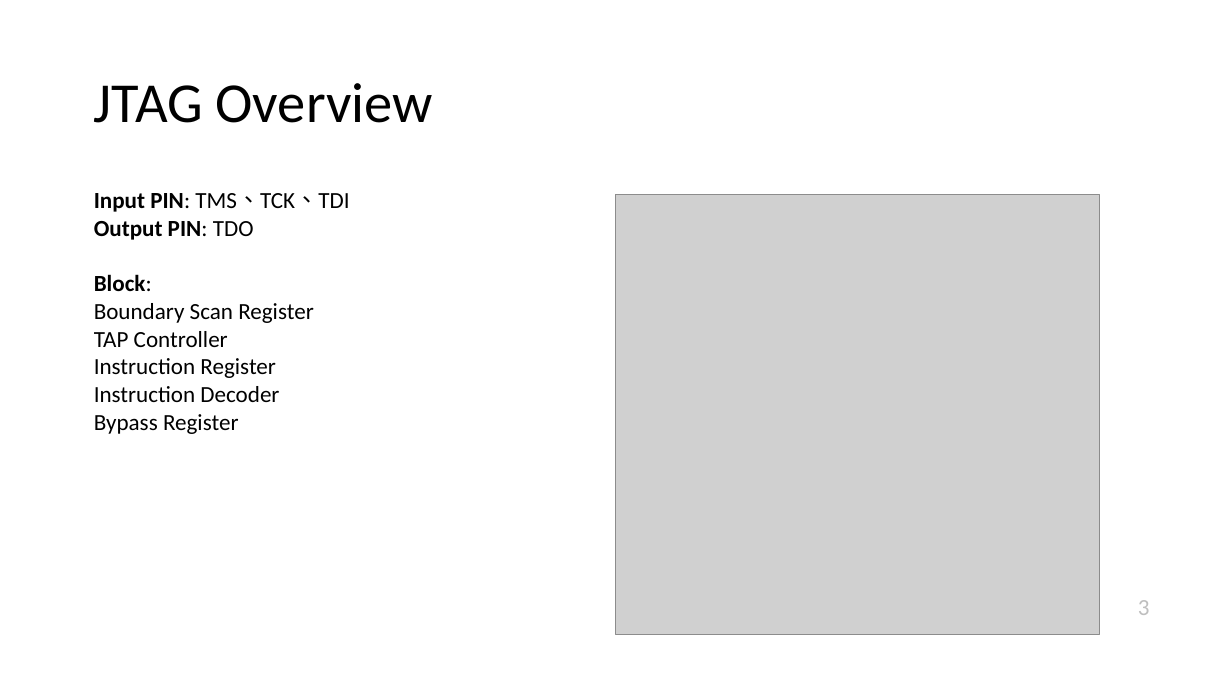
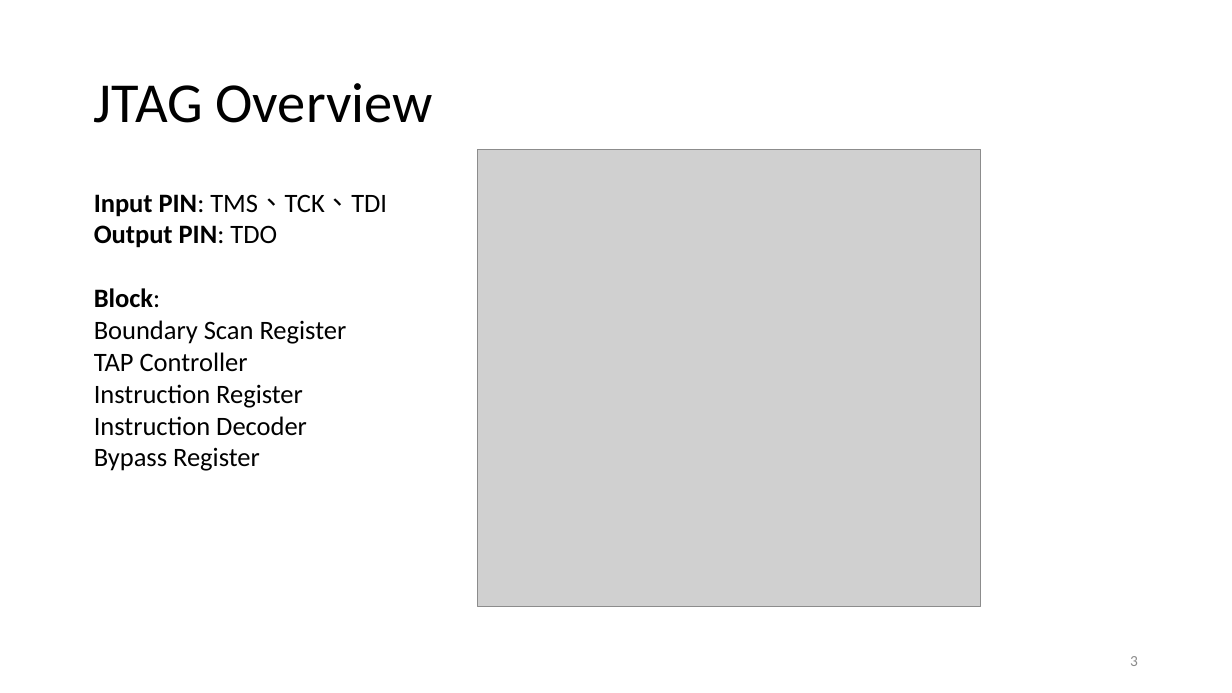
Before and after one commit to ax0080/JTAG, a slide deck: slide 3 of JTAG.pptx. Drawn at 1232x693 pixels with LibreOffice and Linux fonts; fonts in the diff are those of the drawing; grey boxes stand for pictures. Boxes give left, top, right and bottom in pixels: in the first picture for what was removed or moved away, otherwise in the second. Text is boxed around its words. In the diff, an @@ line names an element or a change of style, - is before the commit and + after.

Commit message:
Add files via upload
JTAG Description

```diff
--- a/JTAG.pptx
+++ b/JTAG.pptx
@@ picture: place and size @@
-picture at <box>616,195,1100,635</box>
+picture at <box>478,150,981,607</box>
@@ text "Input PIN: TMS、TCK、TDI" at <box>94,194,387,471</box>: size 18 to 20.7 pt @@
@@ page number: place and size @@
-page number at <box>1138,600,1150,615</box>
+page number at <box>1130,656,1138,666</box>
@@ page number at <box>1130,656,1138,666</box>: size 18 to 12 pt, text colour #BFBFBF to #8C8C8C; alignment left to right; vertical alignment top to middle @@
```
Also in this commit, not shown: 5 other slides changed, 36 slides added, 7 slides removed.
